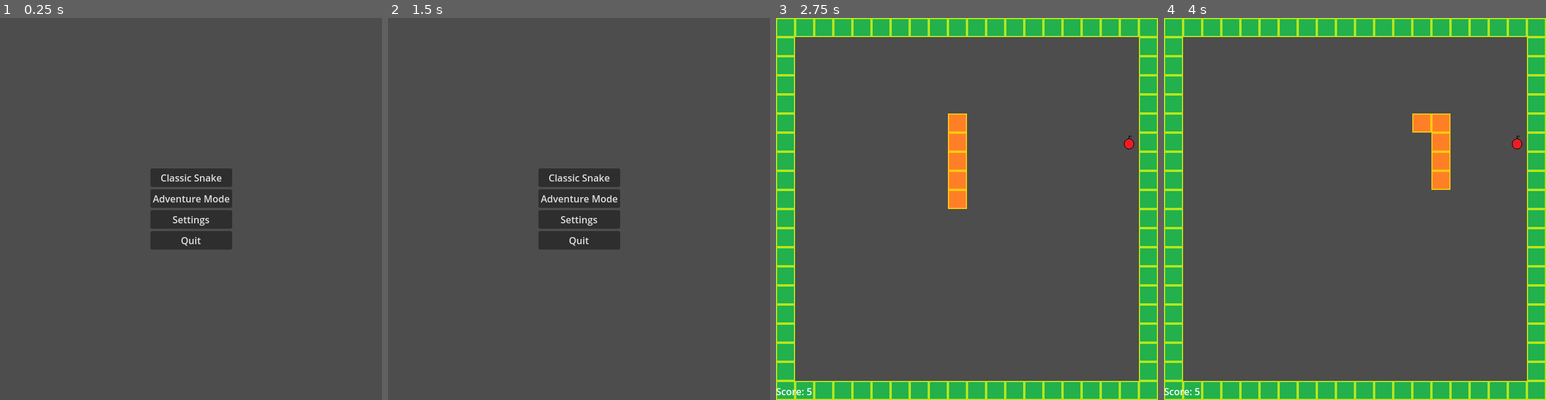
Above: before the commit, frames 1-4 (left to right).
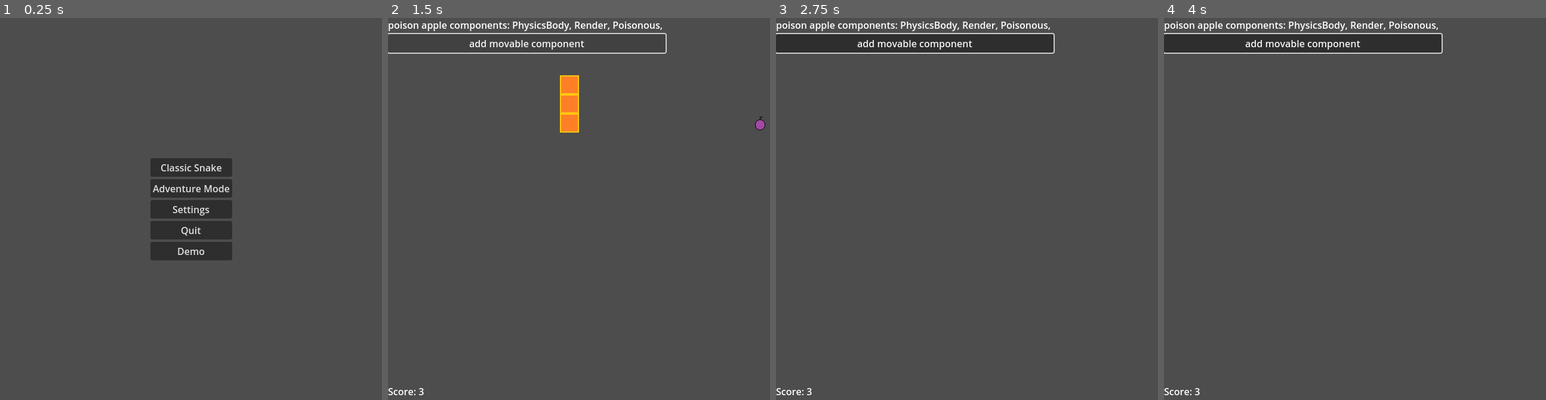
Above: after the commit, the same moments.

Repository: sethbabauta/snake-run
Game: Godot game, scene res://Scenes/menu.tscn
Two runs of this game, one before a commit and one after it. Both use one fixed random seed, a clock stepped at 60 frames per second and the inputs below.
Inputs (mouse positions are in pixels of both pictures, inside the frame that each line leads up to):
- Up to frame 1 (0.25 s): no input
- Up to frame 2 (1.5 s): click (579, 251) at 0.5 s, where only the run after the commit has a clickable "Demo"; click (525, 44) at 1.25 s, where only the run after the commit has a clickable "add movable component"
- Up to frame 3 (2.75 s): click (967, 178) at 2 s, where only the run before the commit has a clickable "Classic Snake"
- Up to frame 4 (4 s): hold D (turn_right) 2.78-3.53 s; hold S (turn_down) from 3.53 s (still down)

The runs differ from the first frame. In frame 1, 2.6% of the frame differs, in the area x 39-61%, y 36-64%; in frame 2, 6.2%; in frame 3, 23%, in the area x 0-100%, y 0-100%; in frame 4, 23%.

Commit message:
add demo scene

Diff:
--- /dev/null
+++ b/Scenes/demo.tscn
@@ -0,0 +1,43 @@
+[gd_scene load_steps=5 format=3 uid="uid://4bsu0cbbp4e1"]
+
+[ext_resource type="Script" path="res://Scripts/demo.gd" id="1_p3bi1"]
+[ext_resource type="Script" path="res://Scripts/main.gd" id="2_0sktt"]
+[ext_resource type="PackedScene" uid="uid://cldb30o8i8473" path="res://Scenes/collision_query.tscn" id="3_8feav"]
+[ext_resource type="PackedScene" uid="uid://2esaq6uvofnq" path="res://Scenes/game_ui.tscn" id="4_rj712"]
+
+[node name="Demo" type="Node" node_paths=PackedStringArray("main_node", "demo_label")]
+script = ExtResource("1_p3bi1")
+adventure_death_screen = "res://Scenes/adventure_death_screen.tscn"
+main_node = NodePath("Main")
+demo_label = NodePath("VBoxContainer/Label")
+
+[node name="Main" type="Node" parent="." node_paths=PackedStringArray("query_area", "gamemode_node")]
+script = ExtResource("2_0sktt")
+query_area = NodePath("../Camera2D/CollisionQuery")
+gamemode_node = NodePath("..")
+
+[node name="Timer" type="Timer" parent="."]
+wait_time = 0.15
+autostart = true
+
+[node name="Camera2D" type="Camera2D" parent="."]
+position = Vector2(320, 320)
+
+[node name="CollisionQuery" parent="Camera2D" instance=ExtResource("3_8feav")]
+
+[node name="GameUI" parent="." instance=ExtResource("4_rj712")]
+
+[node name="VBoxContainer" type="VBoxContainer" parent="."]
+offset_right = 40.0
+offset_bottom = 40.0
+
+[node name="Label" type="Label" parent="VBoxContainer"]
+layout_mode = 2
+text = "poison apple components: []"
+
+[node name="Button" type="Button" parent="VBoxContainer"]
+layout_mode = 2
+text = "add movable component"
+
+[connection signal="timeout" from="Timer" to="Main" method="_on_timer_timeout"]
+[connection signal="pressed" from="VBoxContainer/Button" to="." method="_on_button_pressed"]
--- a/Scenes/menu.tscn
+++ b/Scenes/menu.tscn
@@ -12,6 +12,7 @@
 script = ExtResource("1_a7i57")
 classic_scene = "res://Scenes/classic.tscn"
 adventure_scene = "res://Scenes/adventure.tscn"
+demo_scene = "res://Scenes/demo.tscn"
 
 [node name="VBoxContainer" type="VBoxContainer" parent="."]
 layout_mode = 1
@@ -43,6 +44,11 @@
 layout_mode = 2
 text = "Quit"
 
+[node name="Demo" type="Button" parent="VBoxContainer"]
+layout_mode = 2
+text = "Demo"
+
 [connection signal="pressed" from="VBoxContainer/StartClassic" to="." method="_on_start_classic_pressed"]
 [connection signal="pressed" from="VBoxContainer/StartAdventure" to="." method="_on_start_adventure_pressed"]
 [connection signal="pressed" from="VBoxContainer/Quit" to="." method="_on_quit_pressed"]
+[connection signal="pressed" from="VBoxContainer/Demo" to="." method="_on_demo_pressed"]
--- a/Scripts/adventure.gd
+++ b/Scripts/adventure.gd
@@ -1,7 +1,7 @@
 class_name Adventure extends Node
 
+@export_file("*.tscn") var adventure_death_screen
 @export var main_node: Main
-@export_file("*.tscn") var adventure_death_screen
 
 const START_LENGTH = 3
 
--- a/Scripts/classic.gd
+++ b/Scripts/classic.gd
@@ -1,7 +1,7 @@
 class_name Classic extends Node
 
+@export_file("*.tscn") var classic_death_screen
 @export var main_node: Main
-@export_file("*.tscn") var classic_death_screen
 
 const START_LENGTH = 5
 
--- /dev/null
+++ b/Scripts/demo.gd
@@ -0,0 +1,30 @@
+class_name Demo extends Node
+
+@export_file("*.tscn") var adventure_death_screen
+@export var main_node: Main
+@export var demo_label: Label
+
+const START_LENGTH = 3
+
+var poison_apple: GameEngine.GameObject
+
+func _ready():
+	var start_position: Vector2 = main_node.convert_simple_to_world_coordinates(Vector2(9, 9))
+	main_node.spawn_player_snake(start_position, self.START_LENGTH)
+
+	await get_tree().create_timer(0.1).timeout
+
+	self.poison_apple = main_node.spawn_poison_apple()
+	var display_components: String = "poison apple components: "
+	for component_name in poison_apple.components:
+		display_components += (component_name + ", ")
+
+	demo_label.text = display_components
+
+
+func end_game() -> void:
+	get_tree().change_scene_to_file(adventure_death_screen)
+
+
+func _on_button_pressed():
+	poison_apple.add_component("Movable", { "speed": "1", "direction": "N", "priority": "99" })
--- a/Scripts/game_engine.gd
+++ b/Scripts/game_engine.gd
@@ -74,6 +74,7 @@
 			component_name: String,
 			component_parameters: Dictionary,
 	) -> void:
+		print(component_parameters)
 		var components_class: Components = Components.new()
 		var new_component: Variant = (
 				components_class[component_name].new(component_name, self)
--- a/Scripts/main.gd
+++ b/Scripts/main.gd
@@ -59,22 +59,23 @@
 
 
 func spawn_apple() -> void:
-	#var rng:= RandomNumberGenerator.new()
-	#var roll: int = rng.randi_range(1, 20)
-	#if self.score > 5 and roll > 15:
-		#var poison_apple:= self.game_object_factory.create_object("PoisonApple", self)
-		#var set_position_event:= GameEngine.Event.new(
-			#"SetPosition",
-			#{"position": self.get_random_valid_world_position()}
-		#)
-		#poison_apple.fire_event(set_position_event)
-
 	var apple:= self.game_object_factory.create_object("Apple", self)
 	var set_position_event:= GameEngine.Event.new(
 		"SetPosition",
 		{"position": self.get_random_valid_world_position()}
 	)
 	apple.fire_event(set_position_event)
+
+
+func spawn_poison_apple() -> GameEngine.GameObject:
+	var poison_apple:= self.game_object_factory.create_object("PoisonApple", self)
+	var set_position_event:= GameEngine.Event.new(
+		"SetPosition",
+		{"position": self.get_random_valid_world_position()}
+	)
+	poison_apple.fire_event(set_position_event)
+
+	return poison_apple
 
 
 func spawn_player_body(
--- a/Scripts/menu.gd
+++ b/Scripts/menu.gd
@@ -2,6 +2,7 @@
 
 @export_file("*.tscn") var classic_scene
 @export_file("*.tscn") var adventure_scene
+@export_file("*.tscn") var demo_scene
 
 
 func _on_start_classic_pressed() -> void:
@@ -14,3 +15,7 @@
 
 func _on_quit_pressed() -> void:
 	get_tree().quit()
+
+
+func _on_demo_pressed() -> void:
+	get_tree().change_scene_to_file(demo_scene)
--- a/scripts/Components.gd
+++ b/scripts/Components.gd
@@ -1,4 +1,20 @@
 class_name Components extends GameEngine
+
+
+class AIControlledSimple extends Component:
+	func fire_event(event: Event) -> Event:
+		if event.id == "MoveForward":
+			self._ponder_direction_change()
+
+		return event
+
+
+	func _ponder_direction_change() -> void:
+		# get current pos
+		# get closest player controlled pos
+		# determine next direction
+		# queue directoin change event
+		pass
 
 
 class Movable extends Component:
Not shown: 1 places in Scenes/adventure.tscn that only renumber resources
Not shown: 1 places in Scenes/classic.tscn that only renumber resources
